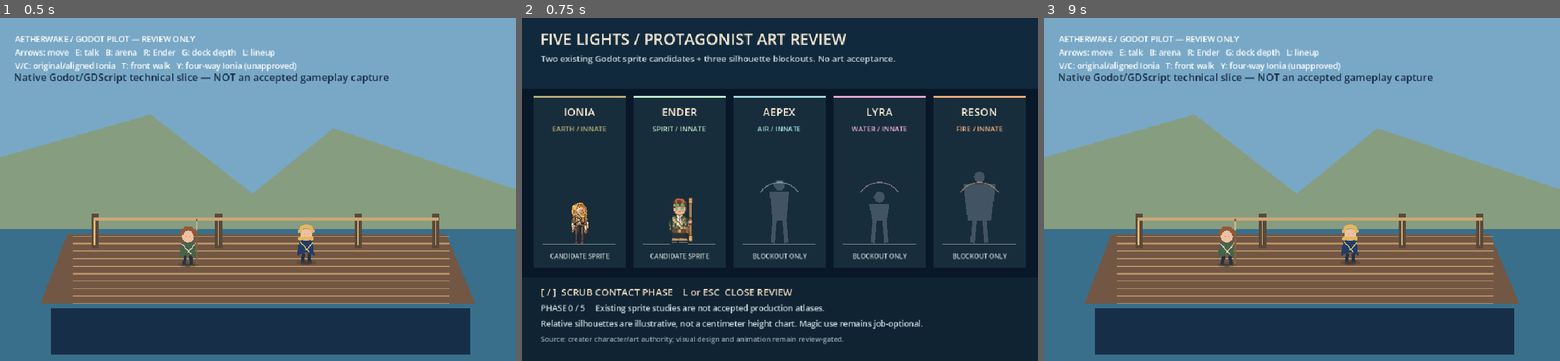
Above: before the commit, frames 1-3 (left to right).
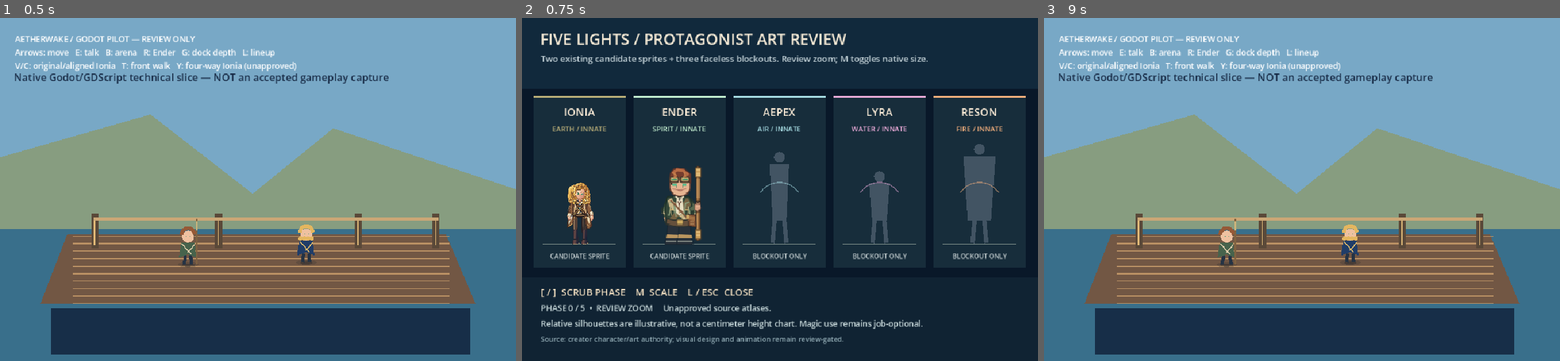
Above: after the commit, the same moments.

Repository: ndrorchestration/ToSailaStarrySky-jrpg
Game: Godot game, scene res://scenes/first_wake.tscn
The game is run twice, just before and just after one commit, with the same random seed, the same clock (stepped at 60 frames per second) and the same inputs.
Inputs:
- Up to frame 1 (0.5 s): no input
- Up to frame 2 (0.75 s): tap Enter at 0.5 s; hold Right (ui_right) from 0.53 s (still down); tap L at 0.6 s
- Up to frame 3 (9 s): tap Space at 1.25, 2.75, 4.25 s; release Right (ui_right) at 1.28 s; hold Down (ui_down) 1.28-2.03 s; tap E at 1.35 s; tap Enter at 2, 3.5 s; hold Right (ui_right) 2.03-2.78 s; tap R at 2.1 s; hold Up (ui_up) 2.78-3.53 s; tap V at 2.85 s; hold Left (ui_left) 3.53-5.03 s; tap C at 3.6 s; tap T at 4.35 s; hold Down (ui_down) 5.03-5.78 s; tap Y at 5.1 s; hold Right (ui_right) 5.78-6.53 s; tap G at 5.85 s; hold Up (ui_up) 6.53-7.28 s; tap B at 6.6 s; hold Right (ui_right) 7.28-8.03 s; tap 1 at 7.35 s; hold Down (ui_down) 8.03-8.78 s; tap 2 at 8.1 s; hold Left (ui_left) from 8.78 s (still down); tap L at 8.85 s

Frame 1 is identical in both runs. In frame 2, 4.6% of the frame differs, in the area x 8-92%, y 10-87%; in frame 3, nothing differs.

Commit message:
art(godot): enlarge lineup inspection while retaining exact native sprite scale toggle

Diff:
--- a/godot/scripts/character_lineup_review.gd
+++ b/godot/scripts/character_lineup_review.gd
@@ -16,6 +16,7 @@
 const GROUND_Y := 422.0
 
 var walk_phase: int = 0
+var magnified: bool = true
 var _ender_sprite: Sprite2D
 var _ionia_sprite: Sprite2D
 
@@ -26,6 +27,7 @@
     _ionia_sprite = _candidate("IoniaCandidateFront", IONIA_ATLAS, CARD_X[0], Vector2(0.13, 0.13))
     _ender_sprite = _candidate("EnderCandidateFront", ENDER_ATLAS, CARD_X[1], Vector2.ONE)
     set_walk_phase(0)
+    set_magnified(true)
 
 func _candidate(source_name: String, source: Texture2D, x: float, size: Vector2) -> Sprite2D:
     var sprite := Sprite2D.new()
@@ -46,6 +48,19 @@
 func get_innate_energy_names() -> Array:
     return INNATE_ENERGIES.duplicate()
 
+func set_magnified(enabled: bool) -> void:
+    # Default: comparable review zoom. Toggle down to exact dock-preview sizes.
+    magnified = enabled
+    if _ionia_sprite != null:
+        var scale_value := 0.192 if enabled else 0.13
+        _ionia_sprite.scale = Vector2(scale_value, scale_value)
+        _ionia_sprite.position.y = GROUND_Y - 46.0 * scale_value / 0.13
+    if _ender_sprite != null:
+        var scale_value := 1.65 if enabled else 1.0
+        _ender_sprite.scale = Vector2(scale_value, scale_value)
+        _ender_sprite.position.y = GROUND_Y - 46.0 * scale_value
+    queue_redraw()
+
 func set_walk_phase(phase: int) -> void:
     walk_phase = posmod(phase, 6)
     if _ionia_sprite != null:
@@ -58,7 +73,7 @@
     draw_rect(Rect2(0, 0, 960, 640), Color("#091829"))
     draw_rect(Rect2(0, 0, 960, 132), Color("#11293c"))
     draw_string(ThemeDB.fallback_font, Vector2(34, 50), "FIVE LIGHTS / PROTAGONIST ART REVIEW", HORIZONTAL_ALIGNMENT_LEFT, -1, 29, Color("#f4e9d5"))
-    draw_string(ThemeDB.fallback_font, Vector2(35, 82), "Two existing Godot sprite candidates + three silhouette blockouts. No art acceptance.", HORIZONTAL_ALIGNMENT_LEFT, -1, 16, Color("#c1d0d6"))
+    draw_string(ThemeDB.fallback_font, Vector2(35, 82), "Two existing candidate sprites + three faceless blockouts. Review zoom; M toggles native size.", HORIZONTAL_ALIGNMENT_LEFT, -1, 16, Color("#c1d0d6"))
     for i in range(DISPLAY_ORDER.size()):
         var x: float = CARD_X[i]
         var color: Color = COLORS[i]
@@ -72,23 +87,23 @@
         if i >= 2:
             _draw_noncanon_blockout(i, x, color)
     draw_rect(Rect2(0, 484, 960, 156), Color("#102333"))
-    draw_string(ThemeDB.fallback_font, Vector2(35, 518), "[ / ]  SCRUB CONTACT PHASE    L or ESC  CLOSE REVIEW", HORIZONTAL_ALIGNMENT_LEFT, -1, 18, Color("#f1dec0"))
-    draw_string(ThemeDB.fallback_font, Vector2(35, 547), "PHASE %d / 5     Existing sprite studies are not accepted production atlases." % walk_phase, HORIZONTAL_ALIGNMENT_LEFT, -1, 15, Color("#c6d7d9"))
+    draw_string(ThemeDB.fallback_font, Vector2(35, 518), "[ / ]  SCRUB PHASE    M  SCALE    L / ESC  CLOSE", HORIZONTAL_ALIGNMENT_LEFT, -1, 18, Color("#f1dec0"))
+    draw_string(ThemeDB.fallback_font, Vector2(35, 547), "PHASE %d / 5  •  %s     Unapproved source atlases." % [walk_phase, "REVIEW ZOOM" if magnified else "NATIVE SIZE"], HORIZONTAL_ALIGNMENT_LEFT, -1, 15, Color("#c6d7d9"))
     draw_string(ThemeDB.fallback_font, Vector2(35, 576), "Relative silhouettes are illustrative, not a centimeter height chart. Magic use remains job-optional.", HORIZONTAL_ALIGNMENT_LEFT, -1, 15, Color("#c6d7d9"))
     draw_string(ThemeDB.fallback_font, Vector2(35, 604), "Source: creator character/art authority; visual design and animation remain review-gated.", HORIZONTAL_ALIGNMENT_LEFT, -1, 13, Color("#94aeb7"))
 
 func _draw_noncanon_blockout(index: int, x: float, tint: Color) -> void:
     # No invented uniform, insignia, weapons, powers or default jobs.
-    var height := 111.0
+    var height := 148.0
     var shoulder := 22.0
     if index == 2: # Aepex: second-tallest and lean.
-        height = 122.0
+        height = 174.0
         shoulder = 18.0
     elif index == 3: # Lyra: adult; unapproved final costume.
-        height = 100.0
+        height = 138.0
         shoulder = 19.0
     elif index == 4: # Reson: tallest and broadest.
-        height = 137.0
+        height = 189.0
         shoulder = 30.0
     var head_y := GROUND_Y - height + 12.0
     draw_circle(Vector2(x, head_y), 10.0, Color("#425463"))
